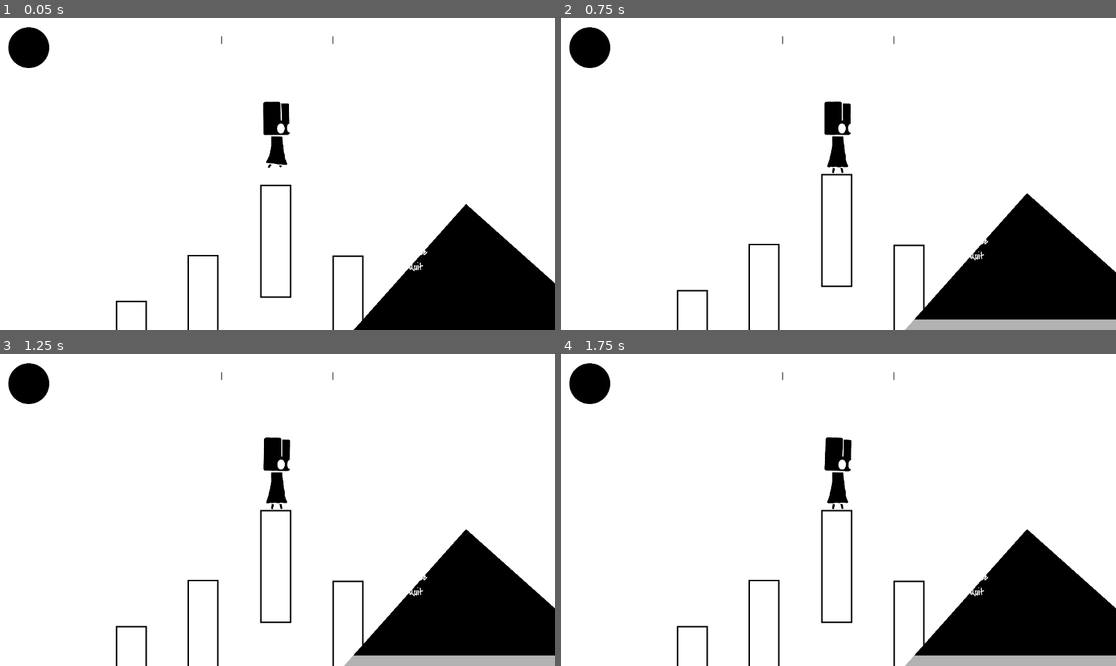
Above: before the commit, frames 1-4 (two rows, left to right).
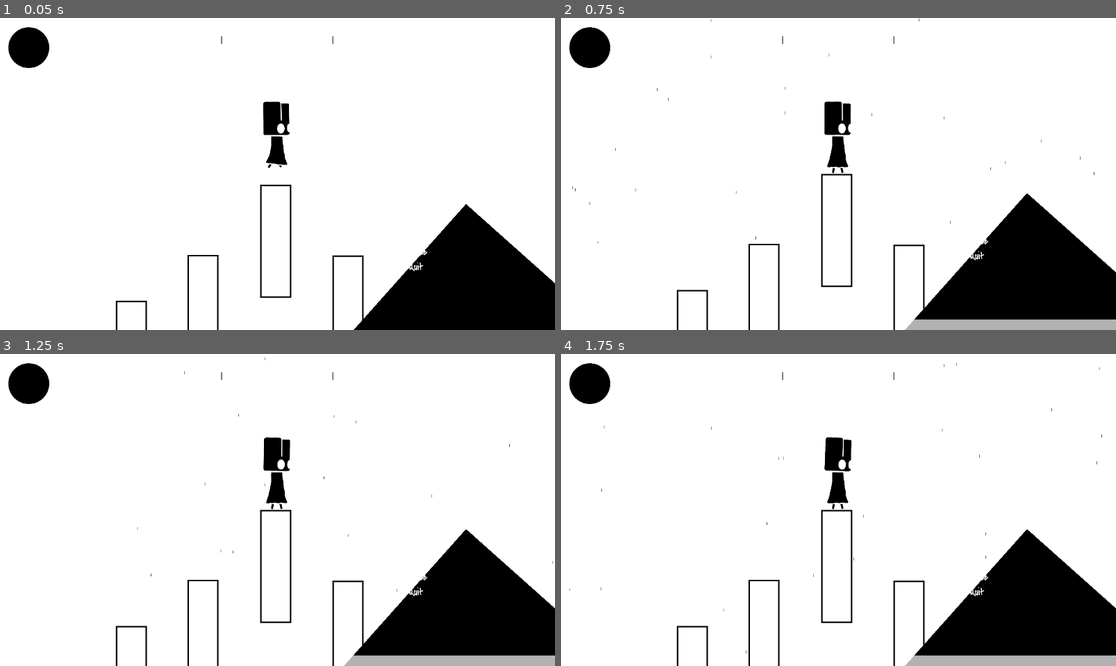
Above: after the commit, the same moments.

Repository: a-fun-gi/contrast
Game: Godot game, scene res://scenes/main_2.tscn
Two runs of this game, one before a commit and one after it. Both use one fixed random seed, a clock stepped at 60 frames per second and the inputs below. This scene is started directly instead of the project's main scene.
Inputs:
- Up to frame 1 (0.05 s): no input
- Up to frame 2 (0.75 s): click "Play" at 0.5 s
- Up to frame 3 (1.25 s): no input
- Up to frame 4 (1.75 s): click "Play" at 1.25 s

Frame 1 is identical in both runs. In frame 2, less than 0.1% of the frame differs, in the area x 2-97%, y 0-73%; in frame 3, less than 0.1%; in frame 4, less than 0.1%, in the area x 1-98%, y 2-96%.

Commit message:
Update main_2.tscn

Diff:
--- a/godot/scenes/main_2.tscn
+++ b/godot/scenes/main_2.tscn
@@ -18,7 +18,7 @@
 particle_flag_disable_z = true
 emission_shape_scale = Vector3(2, 1, 1)
 emission_shape = 3
-emission_box_extents = Vector3(1700, 0, 0)
+emission_box_extents = Vector3(100, 0, 0)
 direction = Vector3(0, 1, 0)
 spread = 0.0
 initial_velocity_min = 300.0
@@ -136,6 +136,7 @@
 script = ExtResource("1_l0l3m")
 
 [node name="Parallax2D" type="Parallax2D" parent="." unique_id=1162857154]
+scroll_offset = Vector2(4, 4)
 
 [node name="Sprite2D" type="Sprite2D" parent="Parallax2D" unique_id=582407137]
 position = Vector2(2.999878, 3.0000076)
@@ -144,10 +145,13 @@
 region_enabled = true
 region_rect = Rect2(401.0051, 351.10455, 945.8091, 295.74884)
 
-[node name="rain" type="GPUParticles2D" parent="Parallax2D" unique_id=1895587832]
-position = Vector2(10, -972.00006)
+[node name="player" parent="." unique_id=1473186542 instance=ExtResource("3_f241j")]
 scale = Vector2(0.7, 0.7)
-amount = 200
+
+[node name="rain" type="GPUParticles2D" parent="player" unique_id=1895587832]
+position = Vector2(14.285713, -1388.5715)
+scale = Vector2(9.999999, 9.999999)
+amount = 150
 sub_emitter = NodePath("../../splash")
 texture = ExtResource("4_1k1ng")
 lifetime = 2.0
@@ -156,9 +160,6 @@
 draw_order = 0
 process_material = SubResource("ParticleProcessMaterial_xb34a")
 
-[node name="player" parent="." unique_id=1473186542 instance=ExtResource("3_f241j")]
-scale = Vector2(0.7, 0.7)
-
 [node name="Camera2D" type="Camera2D" parent="player" unique_id=1076433202]
 position = Vector2(1, -1)
 zoom = Vector2(0.5, 0.5)
